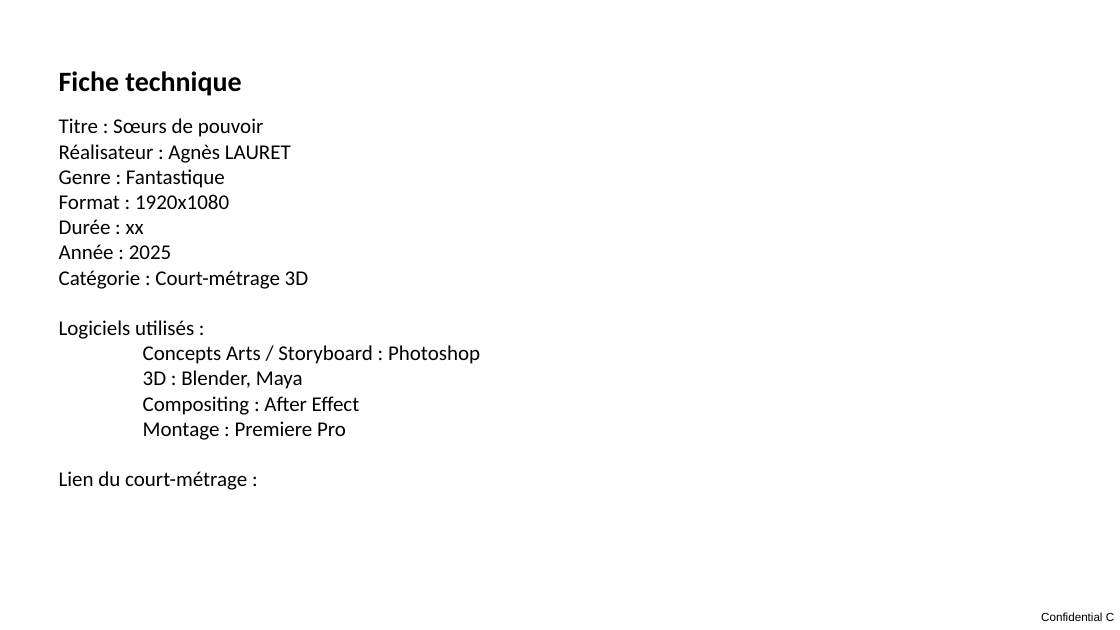
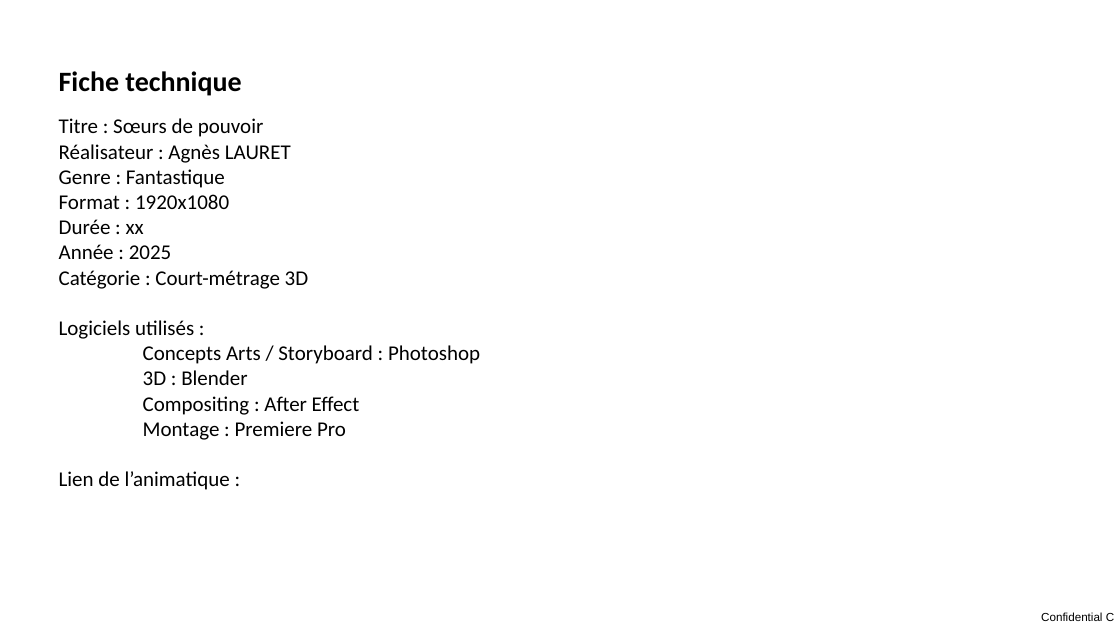
Before and after one commit to Audichu/Formation_studi, a slide deck: slide 2 of 01_WorkInProgress/01_PréProd/intention.pptx. Drawn at 1120x630 pixels with LibreOffice and Linux fonts; fonts in the diff are those of the drawing. Boxes give left, top, right and bottom in pixels: in the first picture for what was removed or moved away, otherwise in the second. Text is boxed around its words. In the diff, an @@ line names an element or a change of style, - is before the commit and + after.

```diff
--- a/01_WorkInProgress/01_PréProd/intention.pptx
+++ b/01_WorkInProgress/01_PréProd/intention.pptx
@@ text at (143,370,247,385): text changed @@
-              3D : Blender, Maya
+              3D : Blender
@@ text at (59,471,230,490): text changed @@
-              Lien du court-métrage :
+              Lien de l’animatique :
```
Also in this commit, not shown: 5 other slides changed, 1 other file.
